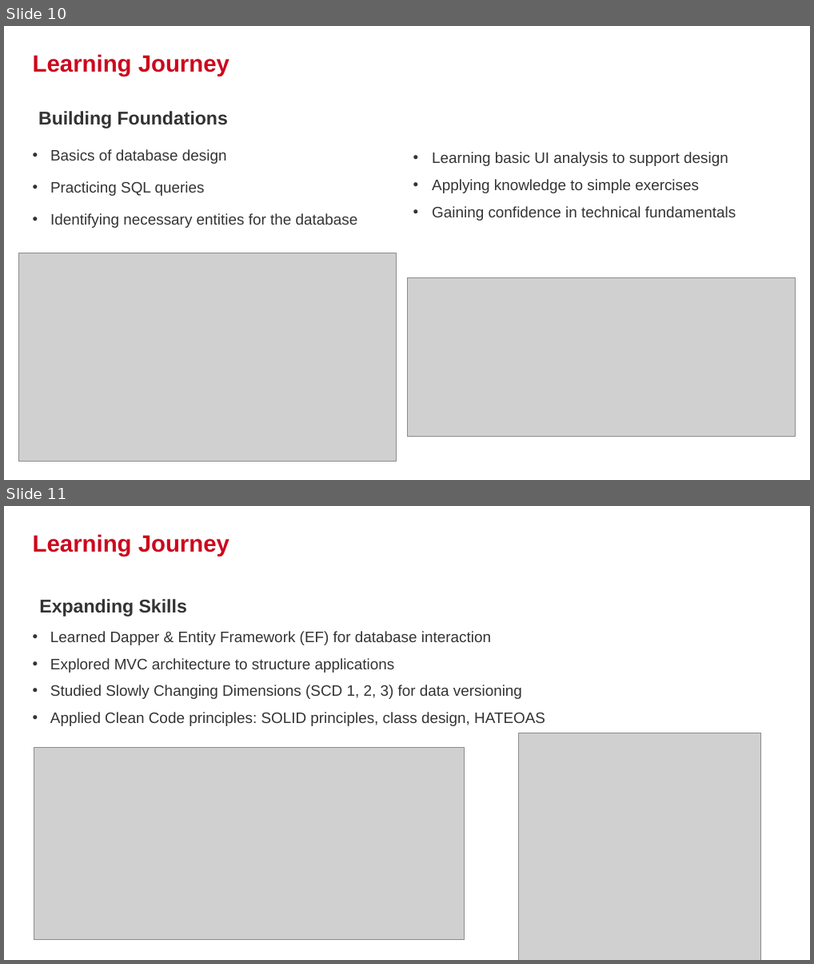
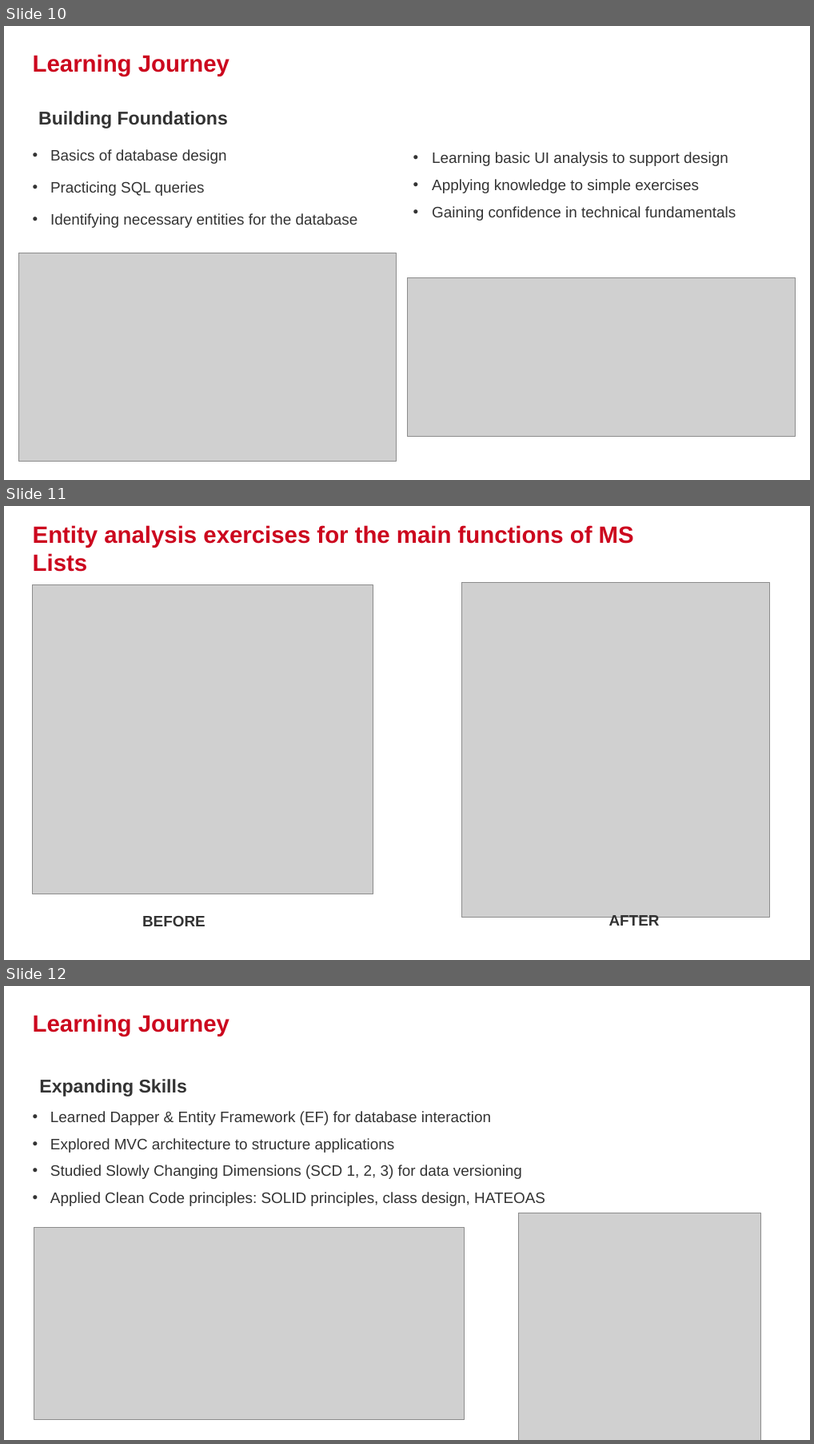
Before and after one commit to TuyetMi/ypp4, a slide deck: Presentasion/ExperienceSummary.pptx. Shown one above the other, each under a label of ours: slides 10 and 11 before the commit, slides 10, 11 and 12 after it. The pictures are 814x964 and 814x1444 pixels, drawn with LibreOffice and Linux fonts; fonts in the diff are those of the drawing; grey boxes stand for pictures; background and template pictures are left out. Boxes give left, top, right and bottom in pixels: in the first picture for what was removed or moved away, otherwise in the second. Text is boxed around its words. In the diff, an @@ line names an element or a change of style, - is before the commit and + after.

```diff
--- a/Presentasion/ExperienceSummary.pptx
+++ b/Presentasion/ExperienceSummary.pptx
@@ slide 11 added at [4,506,810,960], background #FFFFFF @@
@@ title added at [33,525,634,572], 28 pt, text #CC071E, bold @@
+Entity analysis exercises for the main functions of MS Lists
@@ picture added at [33,585,374,894] @@
@@ picture added at [462,582,770,916] @@
@@ text added at [142,916,206,926], 18 pt, text #333333, bold @@
+BEFORE
@@ text added at [610,915,660,928], 18 pt, text #333333, bold @@
+AFTER
@@ what was slide 11 is now slide 12 @@
```
Also in this commit, not shown: 1 slide changed, 22 other files.
